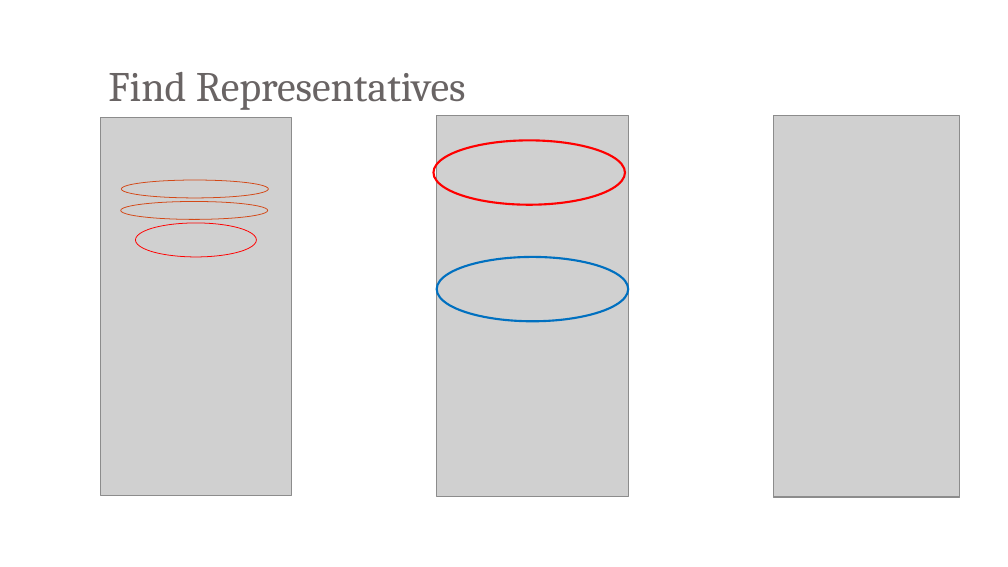
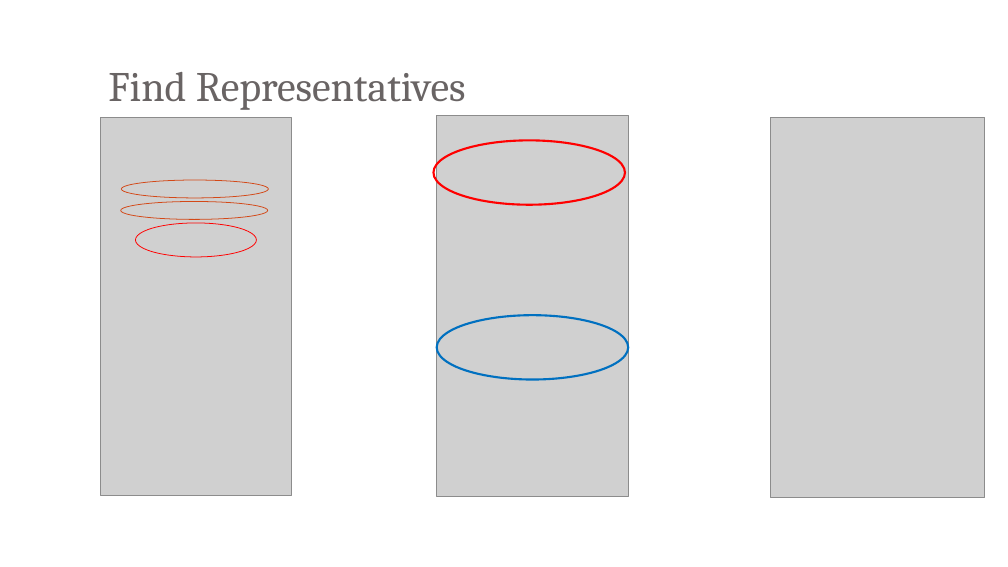
Before and after one commit to bxji/Civic-Duty, a slide deck: slide 10 of presentation/civic_duty_presentation_final_v3.pptx. Drawn at 1008x567 pixels with LibreOffice and Linux fonts; fonts in the diff are those of the drawing; grey boxes stand for pictures; background and template pictures are left out. Boxes give left, top, right and bottom in pixels: in the first picture for what was removed or moved away, otherwise in the second. Text is boxed around its words. In the diff, an @@ line names an element or a change of style, - is before the commit and + after.

Commit message:
v3-update on democrat screenshot

```diff
--- a/presentation/civic_duty_presentation_final_v3.pptx
+++ b/presentation/civic_duty_presentation_final_v3.pptx
@@ picture: place and size @@
-picture at bbox=[774, 116, 960, 496]
+picture at bbox=[771, 117, 985, 498]
@@ ellipse: place and size @@
-ellipse at bbox=[437, 257, 628, 321]
+ellipse at bbox=[437, 315, 628, 380]
```
Also in this commit, not shown: 2 other slides changed.
